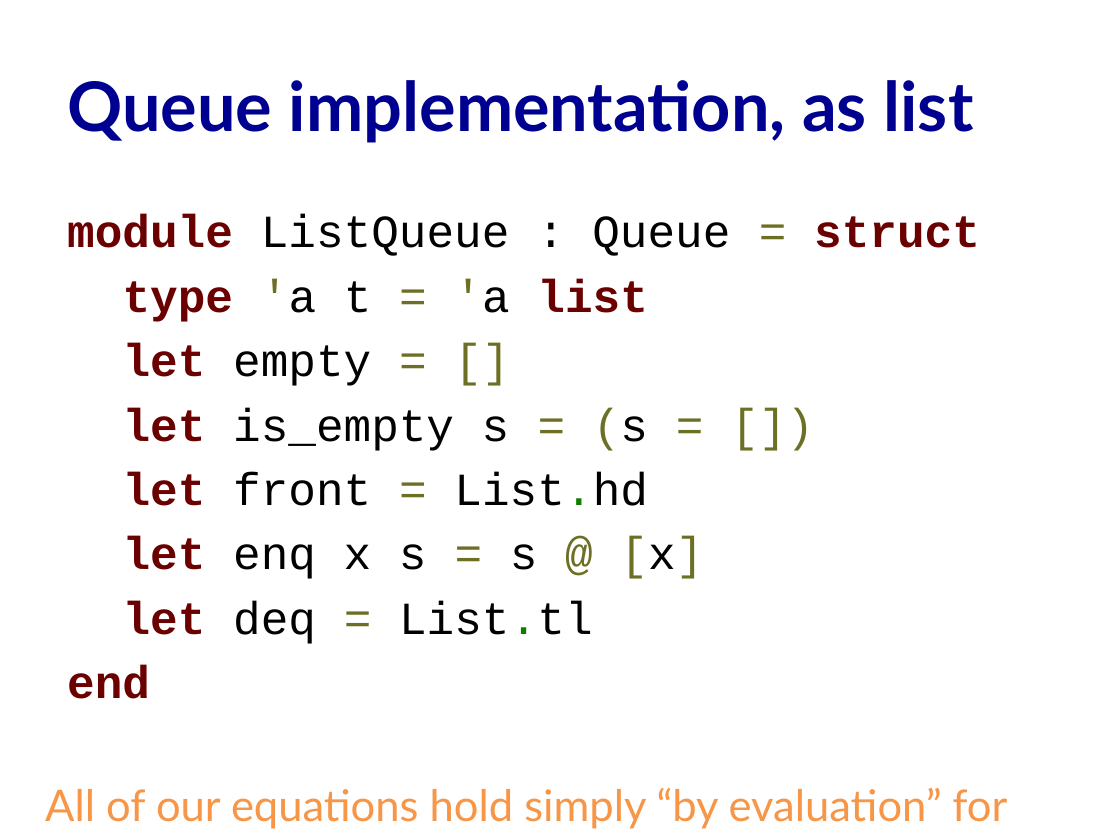
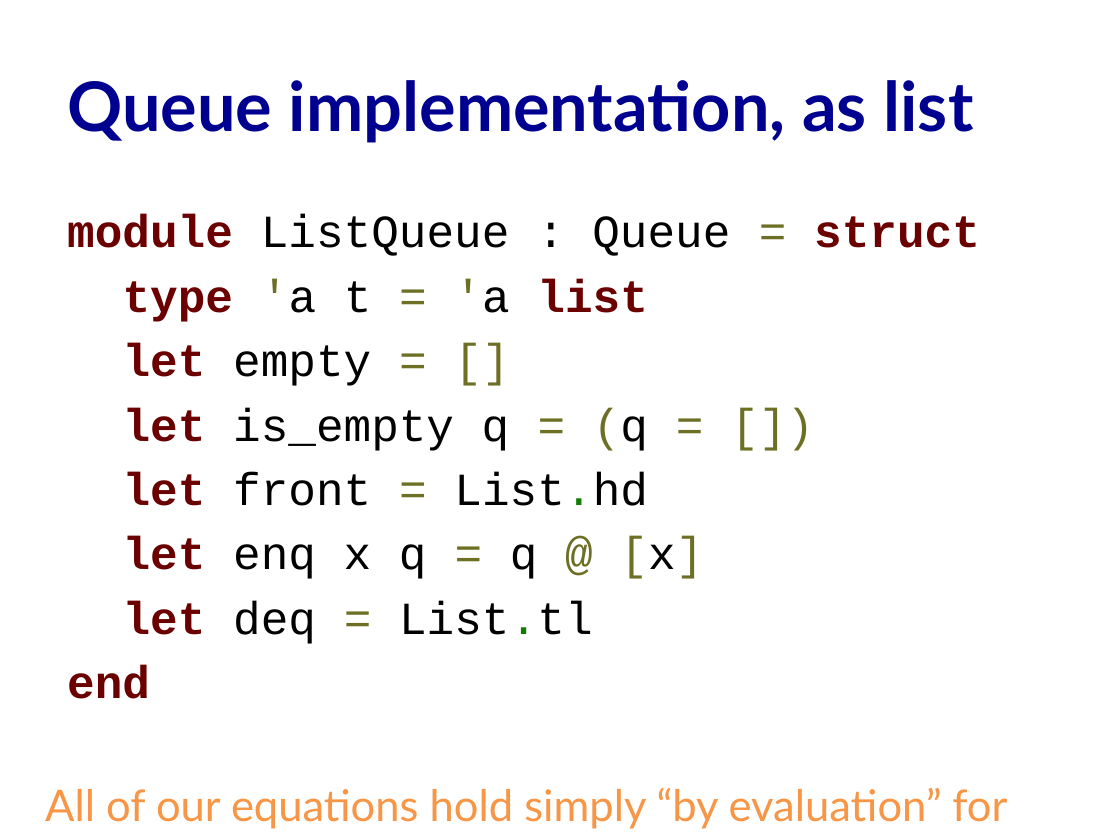
Before and after one commit to cs3110/materials-2019fa, a slide deck: slide 16 of 22-proofs3/lec.pptx. Drawn at 1120x840 pixels with LibreOffice and Linux fonts; fonts in the diff are those of the drawing. Boxes give left, top, right and bottom in pixels: in the first picture for what was removed or moved away, otherwise in the second. Text is boxed around its words. In the diff, an @@ line names an element or a change of style, - is before the commit and + after.

Commit message:
Fix [s] vs [q] in Queue implementation

```diff
--- a/22-proofs3/lec.pptx
+++ b/22-proofs3/lec.pptx
@@ text at <box>123,408,648,451</box>: text changed @@
-let is_empty s = (s = [])
+let is_empty q = (q = [])
@@ text at <box>123,537,703,579</box>: text changed @@
-let enq x s = s @ [x]
+let enq x q = q @ [x]
```
Also in this commit, not shown: 1 other file.
